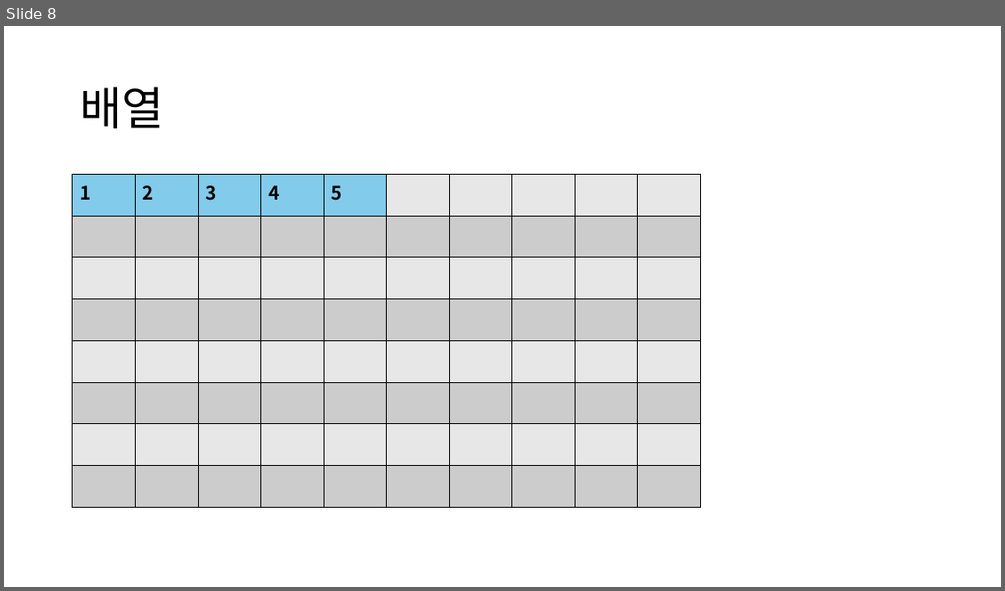
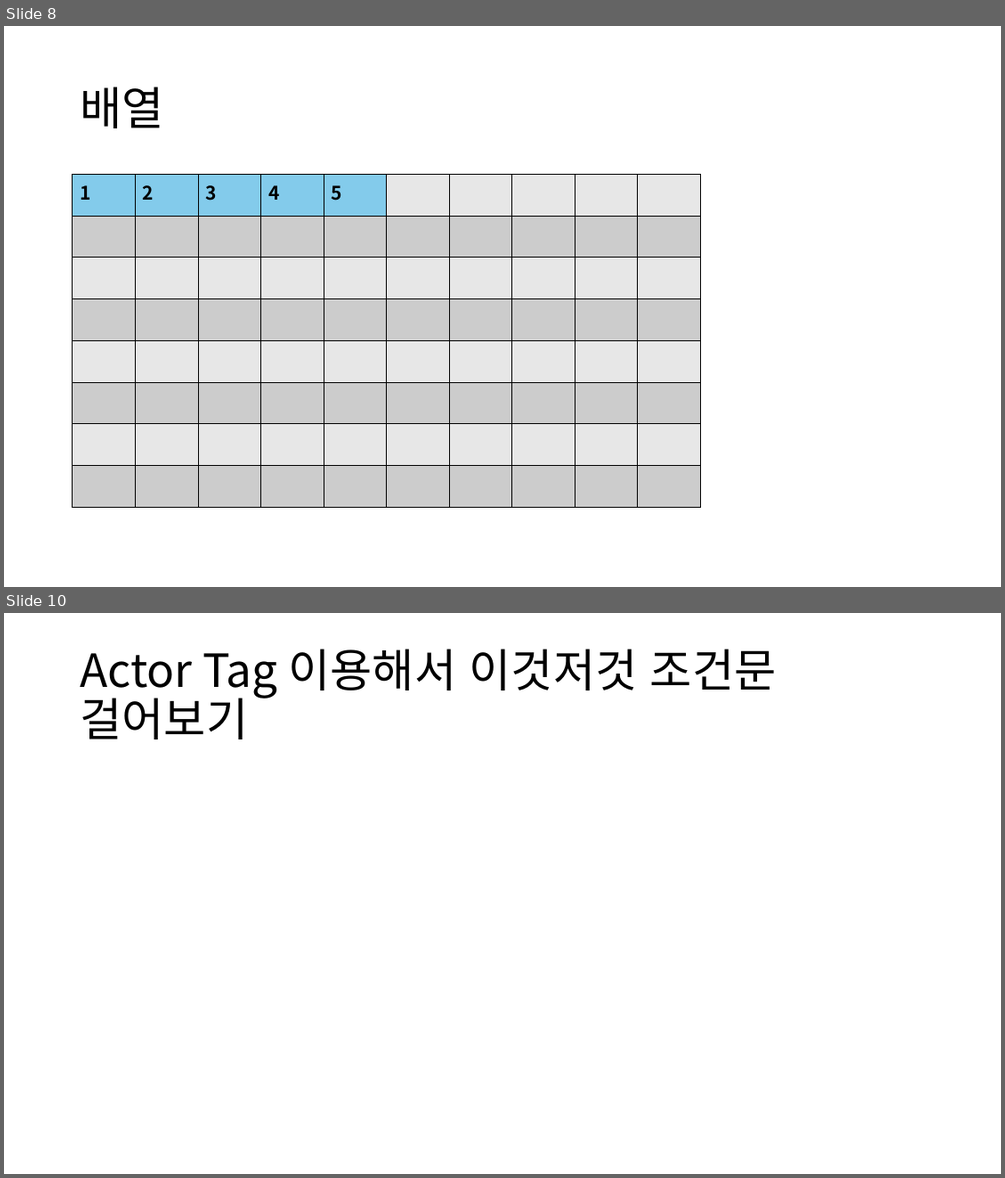
Before and after one commit to JaeHyoChoi/AS_ND_3, a slide deck: PPT/240628.pptx. Shown one above the other, each under a label of ours: slide 8 before the commit, slides 8 and 10 after it; the slides between them are not shown. The pictures are 1005x591 and 1005x1178 pixels, drawn with LibreOffice and Linux fonts; fonts in the diff are those of the drawing. Boxes give left, top, right and bottom in pixels: in the first picture for what was removed or moved away, otherwise in the second. Text is boxed around its words. In the diff, an @@ line names an element or a change of style, - is before the commit and + after.

```diff
--- a/PPT/240628.pptx
+++ b/PPT/240628.pptx
@@ slide 10 added at box(4, 613, 1001, 1174), background #FFFFFF @@
@@ title added at box(80, 649, 777, 739), 44 pt, text #000000 @@
+Actor Tag 이용해서 이것저것 조건문 걸어보기
```
Also in this commit, not shown: 1 other slide added, 24 other files.
